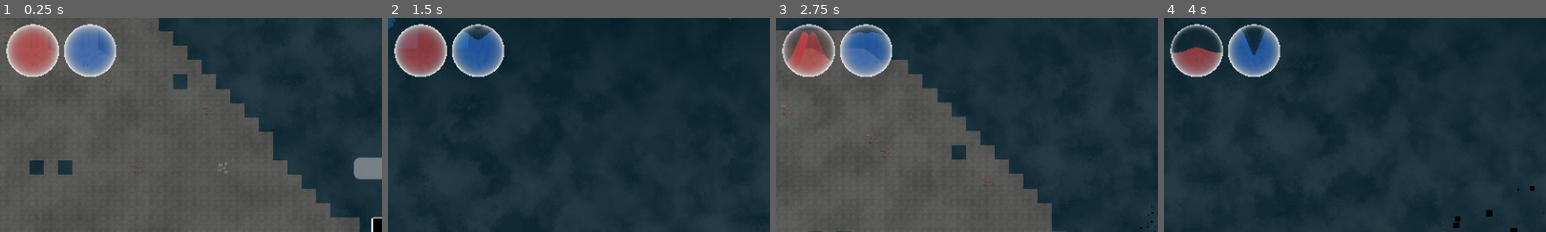
Above: before the commit, frames 1-4 (left to right).
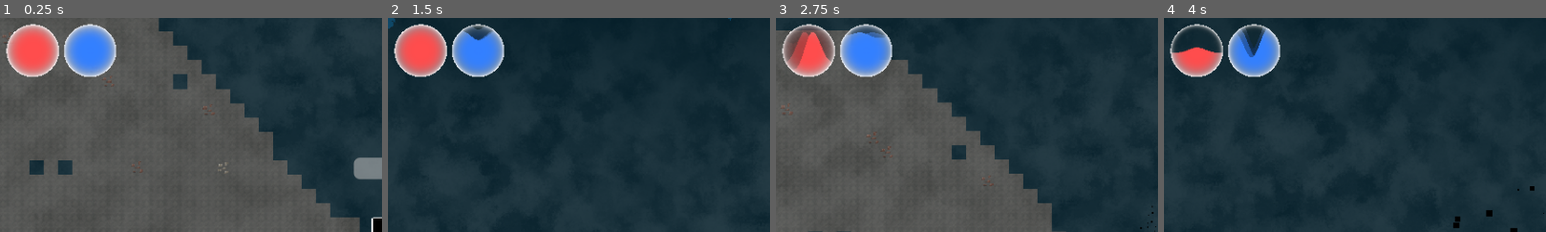
Above: after the commit, the same moments.

Repository: terriblepanic/first-game
Game: Godot game, scene res://scenes/Main.tscn
The game is run twice, just before and just after one commit, with the same random seed, the same clock (stepped at 60 frames per second) and the same inputs.
Inputs (mouse positions are % of the whole screen's width and height, from its top left):
- Up to frame 1 (0.25 s): no input
- Up to frame 2 (1.5 s): tap Enter (ui_accept) at 0.5 s; move the mouse to (72, 45) at 0.52 s; hold D (move_right) from 0.53 s (still down); click (72, 45) at 0.6 s; tap Space (jump) at 0.77 s; move the mouse to (30, 55) at 1.27 s; right-click (30, 55) at 1.35 s
- Up to frame 3 (2.75 s): tap Space (jump) at 1.52 s; move the mouse to (60, 28) at 2.02 s; release D (move_right) at 2.03 s; hold A (move_left) from 2.03 s (still down); tap L at 2.1 s
- Up to frame 4 (4 s): move the mouse to (45, 70) at 2.77 s; release A (move_left) at 2.78 s; hold D (move_right) from 2.78 s (still down); tap E at 2.85 s; tap Space (jump) at 3.02, 3.77 s; move the mouse to (80, 65) at 3.52 s; click (80, 65) at 3.6 s
The pictures show only the part of the screen within x 0-50%, y 0-50%; the shares and areas given below are measured in that part.

The runs differ from the first frame. In frame 1, 4.4% of the frame differs, in the area x 2-30%, y 4-27%; in frame 2, 4.3%; in frame 3, 3.0%; in frame 4, 2.9%.

Commit message:
Remove screen refraction from health orb

Diff:
--- a/scenes/orb_bar.tscn
+++ b/scenes/orb_bar.tscn
@@ -28,8 +28,8 @@
 shader_parameter/vibration_speed = 8.0
 shader_parameter/vibration_magnitude = 1.29
 shader_parameter/vibration_wave_ci = 0.31
-shader_parameter/refraction_ratio_glass = 0.1
-shader_parameter/refraction_ratio_water = 0.3
+shader_parameter/refraction_ratio_glass = 0.0
+shader_parameter/refraction_ratio_water = 0.0
 
 [node name="OrbBar" type="Node2D"]
 script = ExtResource("1_ctuxr")
--- a/shaders/health_orb.gdshader
+++ b/shaders/health_orb.gdshader
@@ -1,7 +1,6 @@
 shader_type canvas_item;
 render_mode blend_mix, unshaded;
 
-uniform sampler2D screen_texture : hint_screen_texture, repeat_disable, filter_nearest;
 
 uniform bool light_effect = false;
 uniform bool border_exclusion_effect = false;
@@ -56,18 +55,6 @@
 	return (suv + sign(suv)*suv*suv*-1.*shiftratio)*0.5 + 0.5;
 }
 
-vec2 UVtoSreenUV(vec2 uv, bool is_camera_center, vec2 texture_pixel_size, vec2 screen_pixel_size, vec4 fragcoord) {
-
-	vec2 suv = (uv - 0.5)*2.;
-
-	if (is_camera_center) {
-
-		return (fragcoord.xy + suv/texture_pixel_size)*screen_pixel_size*0.5;
-	} else {
-
-		return (fragcoord.xy + suv/texture_pixel_size)*screen_pixel_size;
-	}
-}
 
 void fragment() {
 
@@ -78,8 +65,8 @@
 
 	float a = wave_fix_on_border ? 2. : 1.;
 	float b = wave_fix_on_border ? 1. : 0.5;
-	vec4 Cw = textureLod(screen_texture, UVtoSreenUV(shiftuv(UV, refraction_ratio_water), false, TEXTURE_PIXEL_SIZE, SCREEN_PIXEL_SIZE, FRAGCOORD), 0.0);//vec4(0.);
-	vec4 Cg = textureLod(screen_texture, UVtoSreenUV(shiftuv(UV, refraction_ratio_glass), false, TEXTURE_PIXEL_SIZE, SCREEN_PIXEL_SIZE, FRAGCOORD), 0.0);//vec4(0.);
+       vec4 Cw = vec4(0.);
+       vec4 Cg = vec4(0.);
 
 	if (distance(UV, vec2(0.5,0.5)) > 1.0/2.0) {
 
@@ -97,19 +84,15 @@
 				if ((1. - oH) < UV.y) {
 
 					COLOR = vec4(water_color)*0.5;
-					COLOR.rgb = mix(COLOR.rgb, Cw.rgb, 0.5);
 				} else if ((1. - oH) < UV.y) {
 
 					COLOR = vec4(water_color*water_back_lightness)*0.5;
-					COLOR.rgb = mix(COLOR.rgb, Cw.rgb, 0.5);
 				} else {
 
 					COLOR = vec4(water_color.rgb,height);
-					COLOR.rgb = mix(COLOR.rgb, Cg.rgb, 0.5);
 				}
 			} else {
 
-				COLOR.rgb = mix(COLOR.rgb, Cw.rgb, 0.5);
 			}
 		} else {
 
@@ -130,33 +113,27 @@
 					if (sin((cos(suv.x*PI*a + PI*b) + NTIME*water_wave_speed)*wave_num)*CI + (1. - oH) < UV.y + dH) {
 
 						COLOR = vec4(water_color)*0.5;
-						COLOR.rgb = mix(COLOR.rgb, Cw.rgb, 0.5);
 					} else if (sin((cos(suv.x*PI*a) + NTIME*water_wave_speed)*wave_num)*CI + (1. - oH) < UV.y + dHo) {
 
 						COLOR = vec4(water_color*water_back_lightness)*0.5;
-						COLOR.rgb = mix(COLOR.rgb, Cw.rgb, 0.5);
 					} else {
 
 						COLOR = vec4(0.);
-						COLOR.rgb = mix(COLOR.rgb, Cg.rgb, 0.5);
 					}
 				} else {
 
 					COLOR = vec4(0.);
-					COLOR.rgb = mix(COLOR.rgb, Cg.rgb, 0.5);
 				}
 			}
 
 			if (sin((cos(suv.x*PI*a + PI*b) + NTIME*water_wave_speed)*wave_num)*CI + (1. - H) < UV.y + dH) {
 
 				COLOR = vec4(water_color);
-				COLOR.rgb = mix(COLOR.rgb, Cw.rgb, 0.5);
 			}
 
 			if (plane_inclined_effect && plane_inclined_ratio != 0. && UV.y <= 1. - height + 0.005 && UV.y >= 1. - height - 0.005) {
 
 				COLOR = COLOR + (sin(UV.x + TIME) + 1.)*0.08;
-				COLOR.rgb = mix(COLOR.rgb, Cw.rgb, 0.5);
 			}
 		}
 
